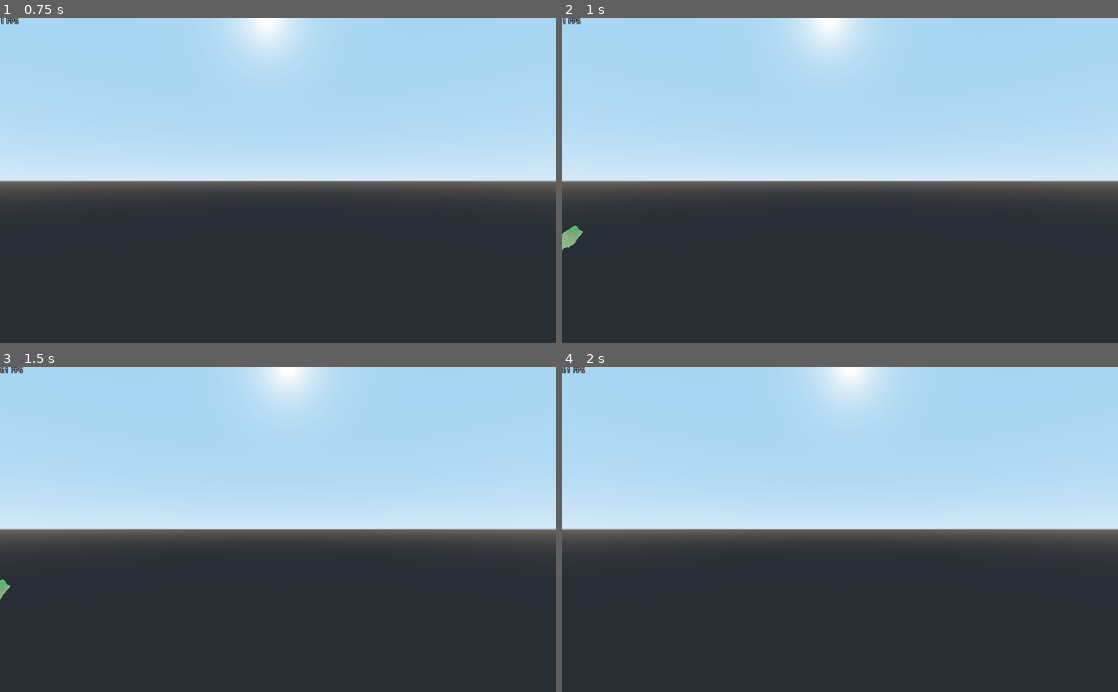
Above: before the commit, frames 1-4 (two rows, left to right).
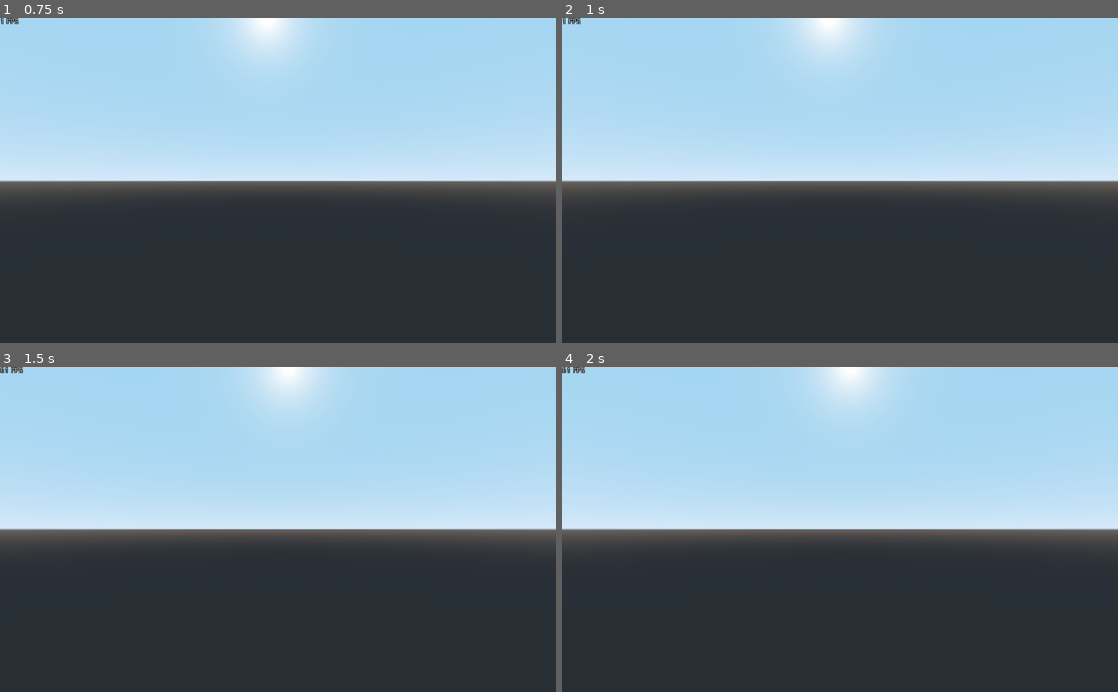
Above: after the commit, the same moments.

Repository: matmas/terrain3d
Game: Godot game, scene res://world.tscn
Same seed, same stepped clock (60 frames per second), same inputs: the game is played once before the commit and once after it.
Inputs (mouse positions are in pixels of both pictures, inside the frame that each line leads up to):
- Up to frame 1 (0.75 s): tap Enter at 0.5 s; move the mouse to (305, 180) at 0.52 s; hold W (movement_forward) from 0.53 s (still down)
- Up to frame 2 (1 s): keep holding W (movement_forward)
- Up to frame 3 (1.5 s): keep holding W (movement_forward); move the mouse to (250, 529) at 1.27 s
- Up to frame 4 (2 s): keep holding W (movement_forward)

Frame 1 is identical in both runs. In frame 2, 0.2% of the frame differs, in the area x 0-4%, y 63-72%; in frame 3, less than 0.1%; in frame 4, nothing differs.

Commit message:
Use circular pattern

Diff:
--- a/world.gd
+++ b/world.gd
@@ -1,6 +1,6 @@
 extends Spatial
 
-const TRACK_AMOUNT = 8
+const RADIUS = 8
 
 var noise := OpenSimplexNoise.new()
 var observer_thread := Thread.new()
@@ -58,21 +58,33 @@
 
 		var chunks_to_delete := chunks.duplicate()
 
-		for x in range(p_x - TRACK_AMOUNT, p_x + TRACK_AMOUNT):
-			for z in range(p_z - TRACK_AMOUNT, p_z + TRACK_AMOUNT):
-				if chunks.has([x, z]):
-					chunks_to_delete.erase([x, z])
-				else:
-					if len(chunks_to_create) == OS.get_processor_count():
-						_create_chunks(chunks, chunks_to_create)
-					chunks_to_create.append([x, z])
-					if _should_exit():
-						break
+		for xz in _get_neighbor_coords(p_x, p_z, RADIUS):
+			if chunks.has(xz):
+				chunks_to_delete.erase(xz)
+			else:
+				if len(chunks_to_create) == OS.get_processor_count():
+					_create_chunks(chunks, chunks_to_create)
+				chunks_to_create.append(xz)
+				if _should_exit():
+					break
 		_create_chunks(chunks, chunks_to_create)
 
 		for xz in chunks_to_delete:
 			chunks[xz].queue_free()
 			chunks.erase(xz)
+
+
+func _get_neighbor_coords(x: int, z: int, radius: int):
+	assert(radius > 0)
+	var coords := [[x, z]]
+	for r in range(1, radius + 1):
+		for i in range(-r, r + 1):
+			coords.append([x + i, z - r])
+			coords.append([x + i, z + r])
+		for i in range(-(r - 1), (r - 1) + 1):
+			coords.append([x - r, z + i])
+			coords.append([x + r, z + i])
+	return coords
 
 
 func _create_chunks(chunks, chunks_to_create):
